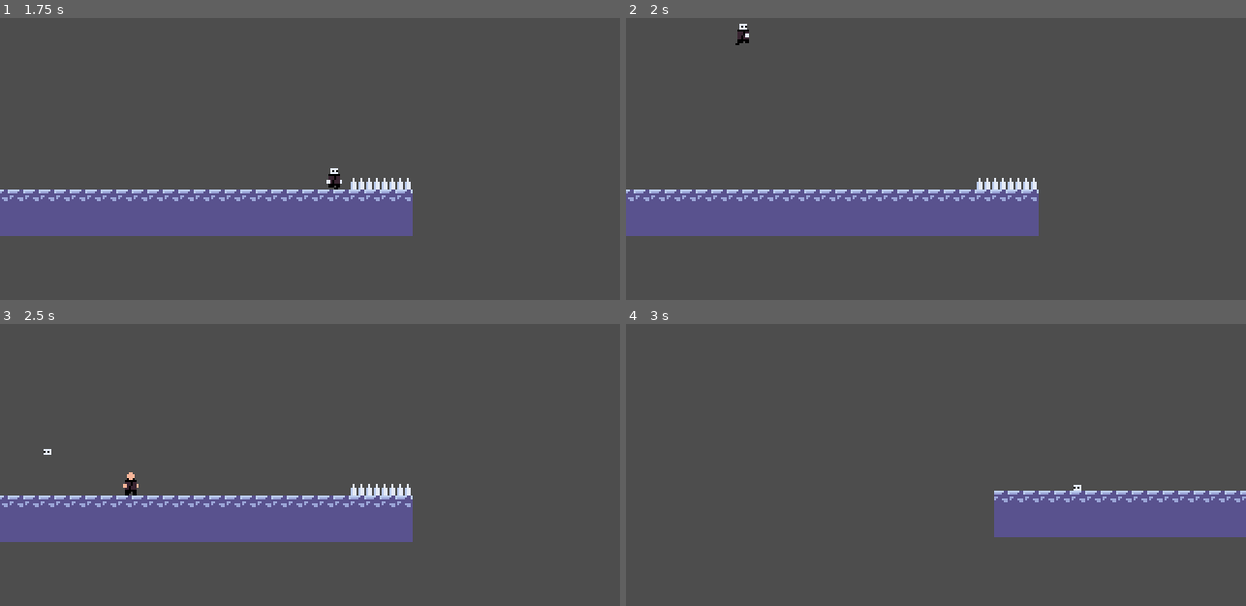
Above: before the commit, frames 1-4 (two rows, left to right).
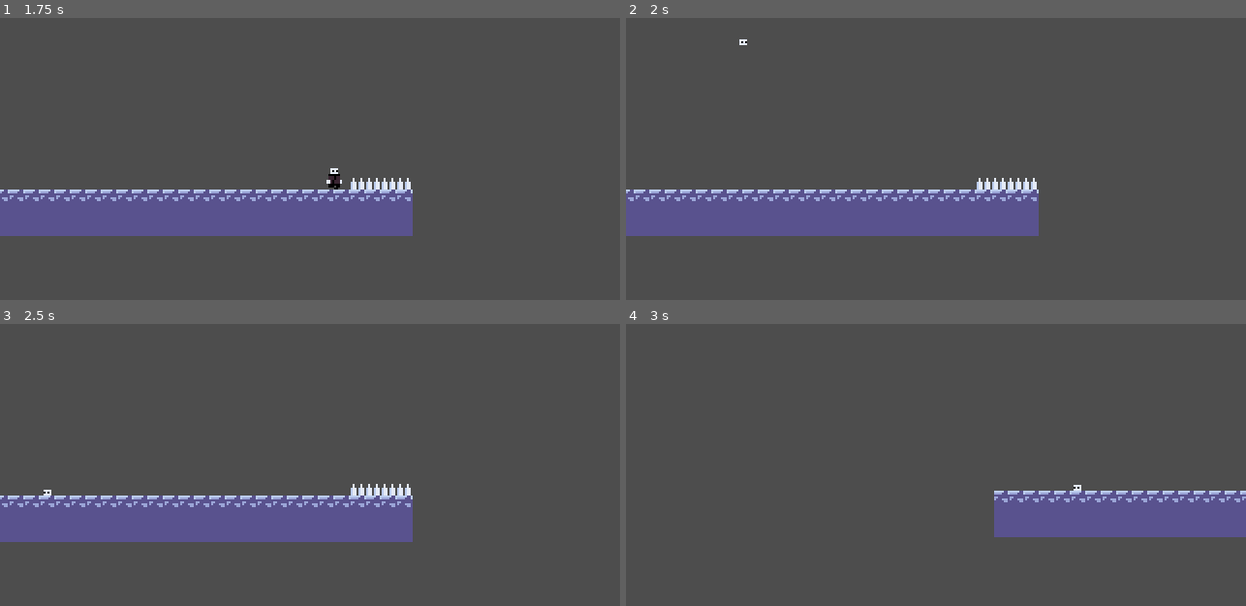
Above: after the commit, the same moments.

Repository: MikealMaksimus/DayDream
Game: Godot game, scene res://the_real_test.tscn
Same seed, same stepped clock (60 frames per second), same inputs: the game is played once before the commit and once after it. The project has no main scene, so this scene is started directly.
Inputs:
- Up to frame 1 (1.75 s): hold D (right) from 0.53 s (still down); tap K (Posess) at 0.6, 1.35 s; tap Space (jump) at 0.77, 1.52 s; tap Enter at 1.25 s
- Up to frame 2 (2 s): keep holding D (right)
- Up to frame 3 (2.5 s): release D (right) at 2.03 s; hold A (left) from 2.03 s (still down); tap K (Posess) at 2.1 s
- Up to frame 4 (3 s): keep holding A (left); tap Space (jump) at 2.75 s; tap K (Posess) at 2.85 s

Frame 1 is identical in both runs. In frame 2, 0.1% of the frame differs, in the area x 17-20%, y 2-10%; in frame 3, 0.2%, in the area x 7-23%, y 44-61%; in frame 4, nothing differs.

Commit message:
bugAndReset

Diff:
--- a/Info.gd
+++ b/Info.gd
@@ -2,9 +2,15 @@
 
 var cameraPos = Vector2(180, 90)
 var chekPoint = Vector2(0, 100)
+var dudes = []
 
 var hop = false
 var wallJump = false
 
 var posessing = false
 var posessed
+
+var hopSave = false
+var posessingSave = false
+var posessedSave
+var dudesSave = []
--- a/camera_anchor.gd
+++ b/camera_anchor.gd
@@ -5,3 +5,7 @@
 	if body.is_in_group("Player"):
 		Info.cameraPos = global_position
 		Info.chekPoint = body.global_position
+
+		Info.hopSave = Info.hop
+		Info.posessedSave = Info.posessed
+		Info.posessingSave = Info.posessing
--- a/dude.gd
+++ b/dude.gd
@@ -7,11 +7,16 @@
 var blow = preload("res://DudeExplos.mp3")
 var audio = preload("res://audio_player.tscn")
 
+@export var ID : int
+
 func _ready() -> void:
 	velocity = Vector2(0, 0)
+	Info.dudesSave.insert(ID, global_position)
 
 # Called every frame. 'delta' is the elapsed time since the previous frame.
 func _process(delta: float) -> void:
+	Info.dudes.insert(ID, global_position)
+
 	if not is_on_floor():
 		velocity.y +=  gravity * delta * 1.6
 	else:
@@ -29,8 +34,9 @@
 	queue_free()
 
 func _on_area_2d_body_entered(body: Node2D) -> void:
-	if not body.cool:
-		sacrifice()
+	if body.is_in_group("Player"):
+		if not body.cool:
+			sacrifice()
 #	if body.is_in_group("Player"):
 #		onArea = true
 
@@ -50,3 +56,6 @@
 		a.sound = blow
 		get_parent().add_child(a)
 		queue_free()
+
+func reset():
+	global_position = Info.saveDudes[ID]
--- a/player.gd
+++ b/player.gd
@@ -105,6 +105,10 @@
 	if body.is_in_group("Deadly"):
 		global_position = Info.chekPoint
 
+		Info.hop = Info.hopSave
+		Info.posessed = Info.posessedSave
+		Info.posessing = Info.posessingSave
+
 
 func _on_cooldown_timeout() -> void:
 	cool = false
--- a/player.tscn
+++ b/player.tscn
@@ -5,6 +5,108 @@
 
 [sub_resource type="RectangleShape2D" id="RectangleShape2D_snvf8"]
 size = Vector2(4, 3.48438)
+
+[sub_resource type="Animation" id="Animation_cuswp"]
+resource_name = "Human"
+tracks/0/type = "value"
+tracks/0/imported = false
+tracks/0/enabled = true
+tracks/0/path = NodePath(".:position")
+tracks/0/interp = 1
+tracks/0/loop_wrap = true
+tracks/0/keys = {
+"times": PackedFloat32Array(0),
+"transitions": PackedFloat32Array(1),
+"update": 0,
+"values": [Vector2(0, 1.5)]
+}
+tracks/1/type = "value"
+tracks/1/imported = false
+tracks/1/enabled = true
+tracks/1/path = NodePath("../Area2D/CollisionShape2D:position")
+tracks/1/interp = 1
+tracks/1/loop_wrap = true
+tracks/1/keys = {
+"times": PackedFloat32Array(0),
+"transitions": PackedFloat32Array(1),
+"update": 0,
+"values": [Vector2(0, 1.5)]
+}
+tracks/2/type = "value"
+tracks/2/imported = false
+tracks/2/enabled = true
+tracks/2/path = NodePath(".:shape:size")
+tracks/2/interp = 1
+tracks/2/loop_wrap = true
+tracks/2/keys = {
+"times": PackedFloat32Array(0),
+"transitions": PackedFloat32Array(1),
+"update": 0,
+"values": [Vector2(7, 10.0605)]
+}
+tracks/3/type = "value"
+tracks/3/imported = false
+tracks/3/enabled = true
+tracks/3/path = NodePath("../Area2D/CollisionShape2D:shape:size")
+tracks/3/interp = 1
+tracks/3/loop_wrap = true
+tracks/3/keys = {
+"times": PackedFloat32Array(0),
+"transitions": PackedFloat32Array(1),
+"update": 0,
+"values": [Vector2(7, 10.0605)]
+}
+
+[sub_resource type="Animation" id="Animation_0bf7w"]
+length = 0.001
+tracks/0/type = "value"
+tracks/0/imported = false
+tracks/0/enabled = true
+tracks/0/path = NodePath(".:position")
+tracks/0/interp = 1
+tracks/0/loop_wrap = true
+tracks/0/keys = {
+"times": PackedFloat32Array(0),
+"transitions": PackedFloat32Array(1),
+"update": 0,
+"values": [Vector2(0, 1.5)]
+}
+tracks/1/type = "value"
+tracks/1/imported = false
+tracks/1/enabled = true
+tracks/1/path = NodePath("../Area2D/CollisionShape2D:position")
+tracks/1/interp = 1
+tracks/1/loop_wrap = true
+tracks/1/keys = {
+"times": PackedFloat32Array(0),
+"transitions": PackedFloat32Array(1),
+"update": 0,
+"values": [Vector2(0, 1.5)]
+}
+tracks/2/type = "value"
+tracks/2/imported = false
+tracks/2/enabled = true
+tracks/2/path = NodePath(".:shape:size")
+tracks/2/interp = 1
+tracks/2/loop_wrap = true
+tracks/2/keys = {
+"times": PackedFloat32Array(0),
+"transitions": PackedFloat32Array(1),
+"update": 0,
+"values": [Vector2(4, 3.48438)]
+}
+tracks/3/type = "value"
+tracks/3/imported = false
+tracks/3/enabled = true
+tracks/3/path = NodePath("../Area2D/CollisionShape2D:shape:size")
+tracks/3/interp = 1
+tracks/3/loop_wrap = true
+tracks/3/keys = {
+"times": PackedFloat32Array(0),
+"transitions": PackedFloat32Array(1),
+"update": 0,
+"values": [Vector2(4, 3.48438)]
+}
 
 [sub_resource type="Animation" id="Animation_y6hn6"]
 resource_name = "Small"
@@ -57,108 +159,6 @@
 "values": [Vector2(4, 3.48438)]
 }
 
-[sub_resource type="Animation" id="Animation_cuswp"]
-resource_name = "Human"
-tracks/0/type = "value"
-tracks/0/imported = false
-tracks/0/enabled = true
-tracks/0/path = NodePath(".:position")
-tracks/0/interp = 1
-tracks/0/loop_wrap = true
-tracks/0/keys = {
-"times": PackedFloat32Array(0),
-"transitions": PackedFloat32Array(1),
-"update": 0,
-"values": [Vector2(0, 1.5)]
-}
-tracks/1/type = "value"
-tracks/1/imported = false
-tracks/1/enabled = true
-tracks/1/path = NodePath("../Area2D/CollisionShape2D:position")
-tracks/1/interp = 1
-tracks/1/loop_wrap = true
-tracks/1/keys = {
-"times": PackedFloat32Array(0),
-"transitions": PackedFloat32Array(1),
-"update": 0,
-"values": [Vector2(0, 1.5)]
-}
-tracks/2/type = "value"
-tracks/2/imported = false
-tracks/2/enabled = true
-tracks/2/path = NodePath(".:shape:size")
-tracks/2/interp = 1
-tracks/2/loop_wrap = true
-tracks/2/keys = {
-"times": PackedFloat32Array(0),
-"transitions": PackedFloat32Array(1),
-"update": 0,
-"values": [Vector2(7, 10.0605)]
-}
-tracks/3/type = "value"
-tracks/3/imported = false
-tracks/3/enabled = true
-tracks/3/path = NodePath("../Area2D/CollisionShape2D:shape:size")
-tracks/3/interp = 1
-tracks/3/loop_wrap = true
-tracks/3/keys = {
-"times": PackedFloat32Array(0),
-"transitions": PackedFloat32Array(1),
-"update": 0,
-"values": [Vector2(7, 10.0605)]
-}
-
-[sub_resource type="Animation" id="Animation_0bf7w"]
-length = 0.001
-tracks/0/type = "value"
-tracks/0/imported = false
-tracks/0/enabled = true
-tracks/0/path = NodePath(".:position")
-tracks/0/interp = 1
-tracks/0/loop_wrap = true
-tracks/0/keys = {
-"times": PackedFloat32Array(0),
-"transitions": PackedFloat32Array(1),
-"update": 0,
-"values": [Vector2(0, 1.5)]
-}
-tracks/1/type = "value"
-tracks/1/imported = false
-tracks/1/enabled = true
-tracks/1/path = NodePath("../Area2D/CollisionShape2D:position")
-tracks/1/interp = 1
-tracks/1/loop_wrap = true
-tracks/1/keys = {
-"times": PackedFloat32Array(0),
-"transitions": PackedFloat32Array(1),
-"update": 0,
-"values": [Vector2(0, 1.5)]
-}
-tracks/2/type = "value"
-tracks/2/imported = false
-tracks/2/enabled = true
-tracks/2/path = NodePath(".:shape:size")
-tracks/2/interp = 1
-tracks/2/loop_wrap = true
-tracks/2/keys = {
-"times": PackedFloat32Array(0),
-"transitions": PackedFloat32Array(1),
-"update": 0,
-"values": [Vector2(4, 3.48438)]
-}
-tracks/3/type = "value"
-tracks/3/imported = false
-tracks/3/enabled = true
-tracks/3/path = NodePath("../Area2D/CollisionShape2D:shape:size")
-tracks/3/interp = 1
-tracks/3/loop_wrap = true
-tracks/3/keys = {
-"times": PackedFloat32Array(0),
-"transitions": PackedFloat32Array(1),
-"update": 0,
-"values": [Vector2(4, 3.48438)]
-}
-
 [sub_resource type="AnimationLibrary" id="AnimationLibrary_eoqhj"]
 _data = {
 "Human": SubResource("Animation_cuswp"),
